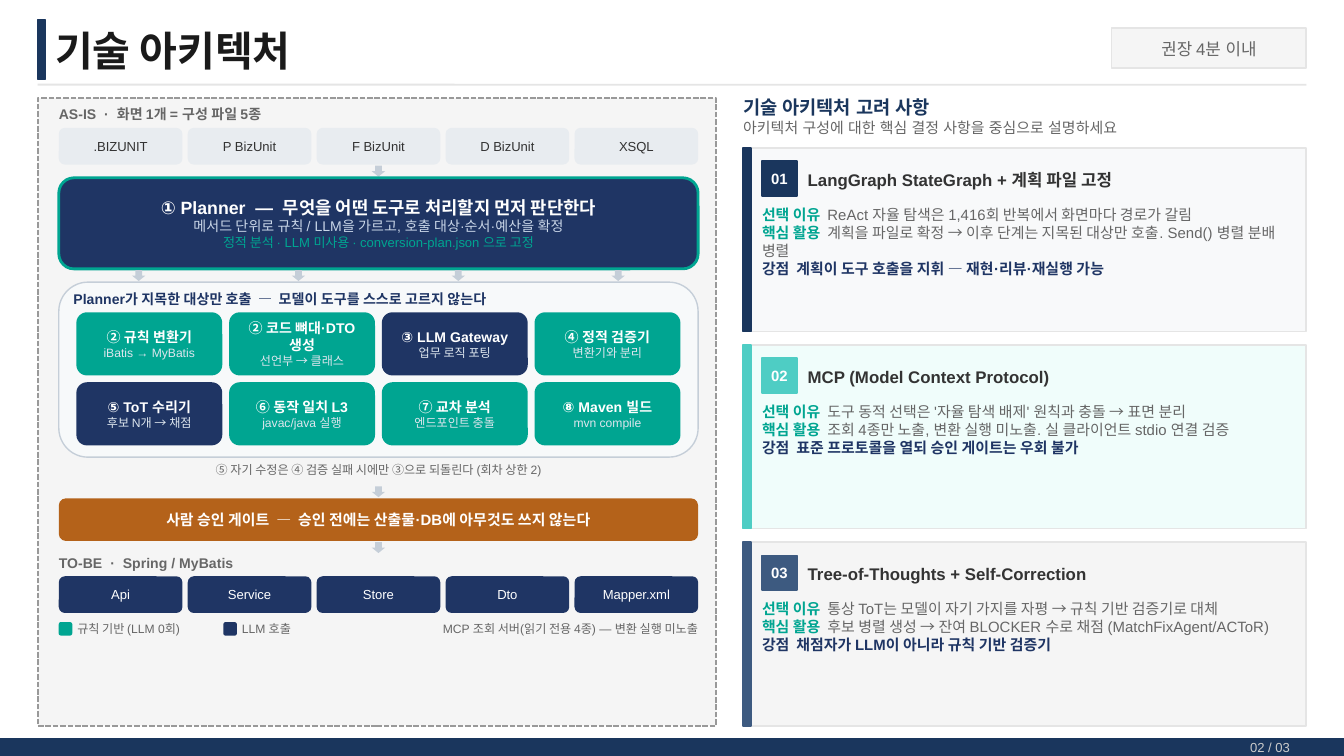
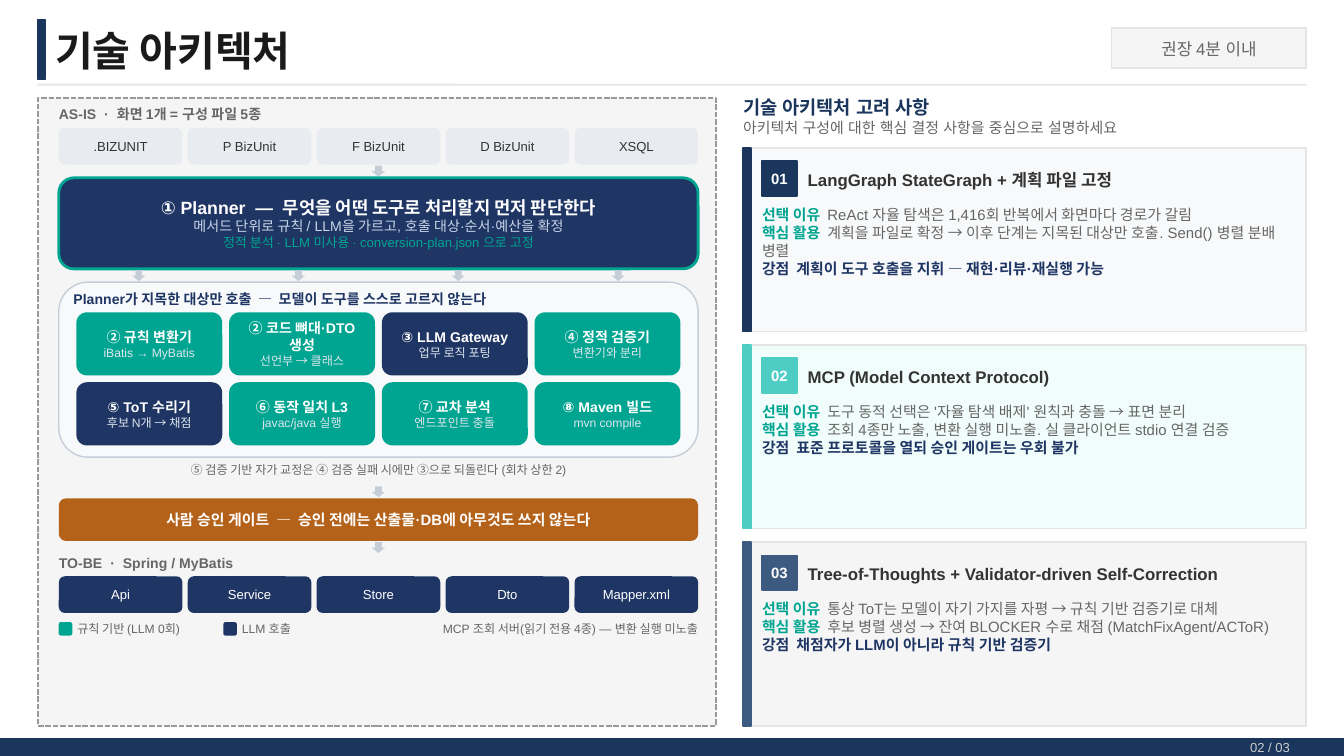
Before and after one commit to jesoomin/TransGscm, a slide deck: slide 3 of docs/weekly/assets/최종발표장표.pptx. Drawn at 1344x756 pixels with LibreOffice and Linux fonts; fonts in the diff are those of the drawing. Boxes give left, top, right and bottom in pixels: in the first picture for what was removed or moved away, otherwise in the second. Text is boxed around its words. In the diff, an @@ line names an element or a change of style, - is before the commit and + after.

```diff
--- a/docs/weekly/assets/최종발표장표.pptx
+++ b/docs/weekly/assets/최종발표장표.pptx
@@ text at bbox=[191, 464, 567, 477]: text changed @@
-⑤ 자기 수정은 ④ 검증 실패 시에만 ③으로 되돌린다 (회차 상한 2)
+⑤ 검증 기반 자가 교정은 ④ 검증 실패 시에만 ③으로 되돌린다 (회차 상한 2)
@@ text at bbox=[808, 568, 1218, 584]: text changed @@
-Tree-of-Thoughts + Self-Correction
+Tree-of-Thoughts + Validator-driven Self-Correction
```
Also in this commit, not shown: 1 other slide changed, 3 other files.
